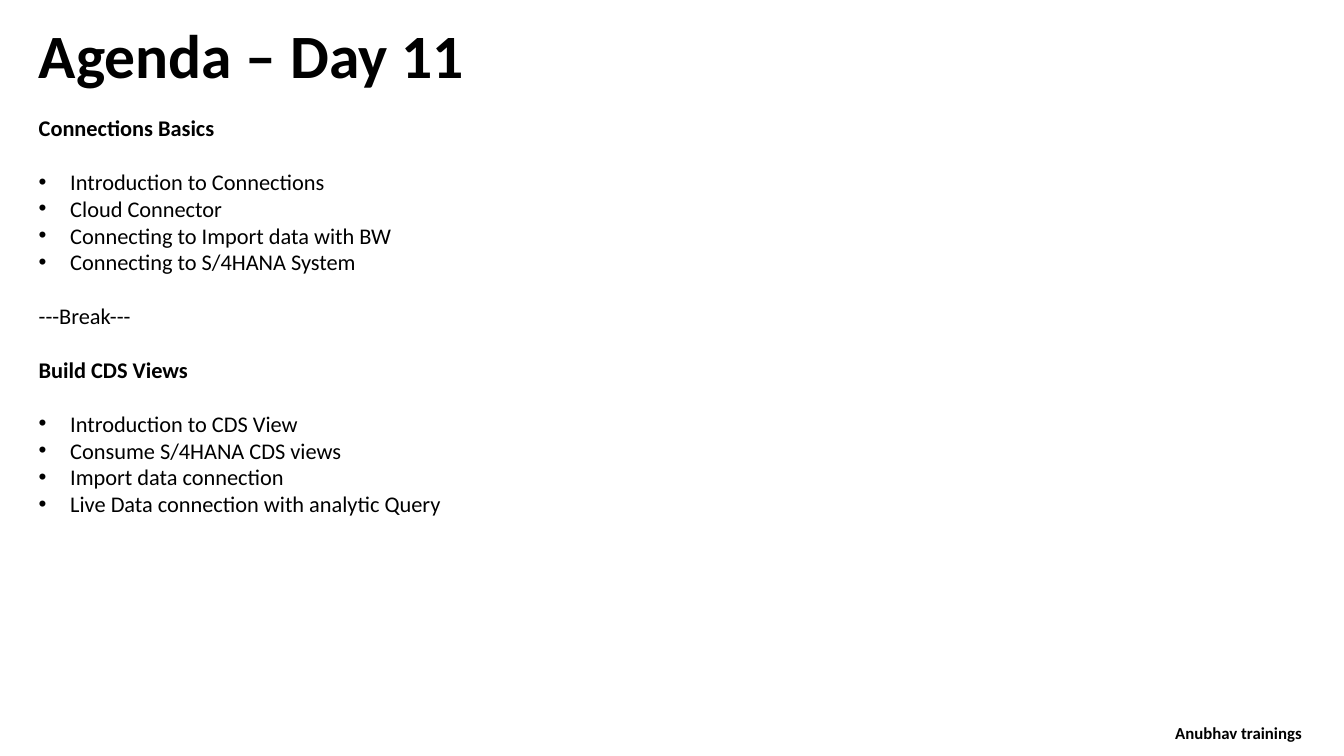
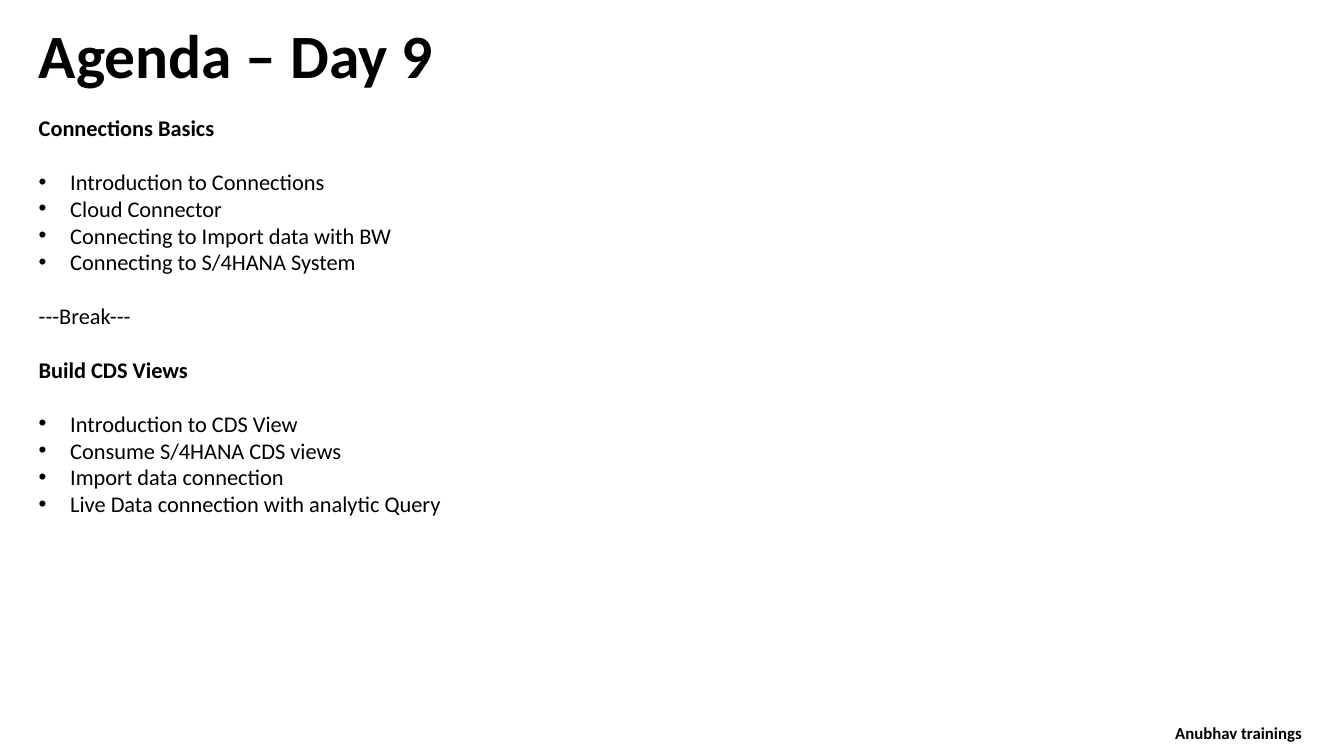
Before and after one commit to soyuztechnologies/Allianz_SAC_Training, a slide deck: slide 2 of day 9/SAC_Training Day 9.pptx. Drawn at 1344x756 pixels with LibreOffice and Linux fonts; fonts in the diff are those of the drawing. Boxes give left, top, right and bottom in pixels: in the first picture for what was removed or moved away, otherwise in the second. Text is boxed around its words. In the diff, an @@ line names an element or a change of style, - is before the commit and + after.

```diff
--- a/day 9/SAC_Training Day 9.pptx
+++ b/day 9/SAC_Training Day 9.pptx
@@ text at [39, 34, 433, 89]: text changed @@
-Agenda – Day 11
+Agenda – Day 9
```
Also in this commit, not shown: 3 other slides changed, 5 slides added, 20 other files.
